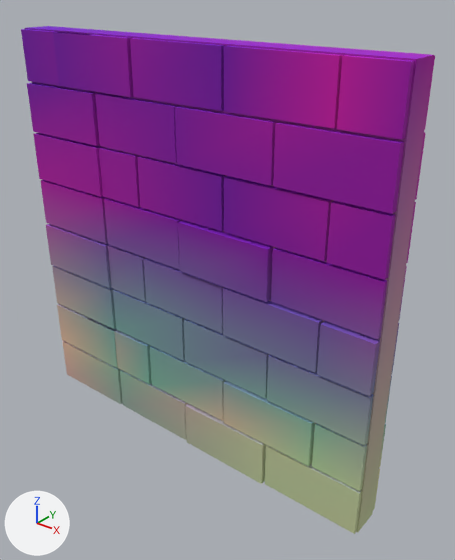
One commit to the glTF model assets/kit/wall_4x4.glb: the scene before it, then after it.
Camera for both pictures: a 50 mm lens placed at (3.64, -4.05, 4.47), pointed at (0.29, 0.15, 1.87). Arrows for +X, +Y and +Z are at lower left; the lights stay in place. The first picture is the older version. Vertices at exactly the same position are counted once.

Objects in the first picture: 'wall_4x4'.
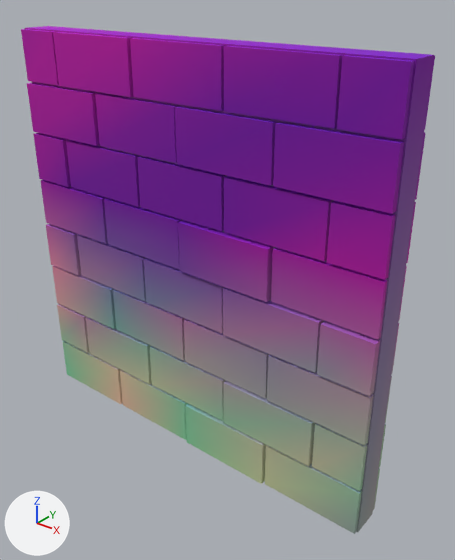
What differs and where, as boxes [x1, y1, x2, y2] in the pictures (455 x 560 px; the box of a moved part takes in the faces that stretch with it):
'wall_4x4', reshaped, recoloured: [21, 26, 435, 534] in both
part 1 of me_wall_4x4, moved or reshaped: before [21, 29, 118, 368]; after [21, 29, 89, 353]
part 2 of me_wall_4x4, recoloured: [21, 26, 435, 534] in both

Edits to the bpy script that builds the scene:
```text
Change me_wall_4x4:
    where me_wall_4x4.from_pydata(...)  # 584 vertices, 876 faces; spans x -2.0..2.0, y -0.21..0.21, z 0.0..4.0
    used by ob_wall_4x4; location = (0.0, 0.0, 0.0)
    me_wall_4x4 part 1: 32 of the vertices in x -1.01, y -0.21..0.21, z 0.51..3.99 are moved by (-0.5, 0.0, 0.0)
    me_wall_4x4 part 2: 873 faces centred in x -2.0..2.0, y -0.21..0.21, z 0.0..4.0 are repainted in the vertex colours, in many colours
```
